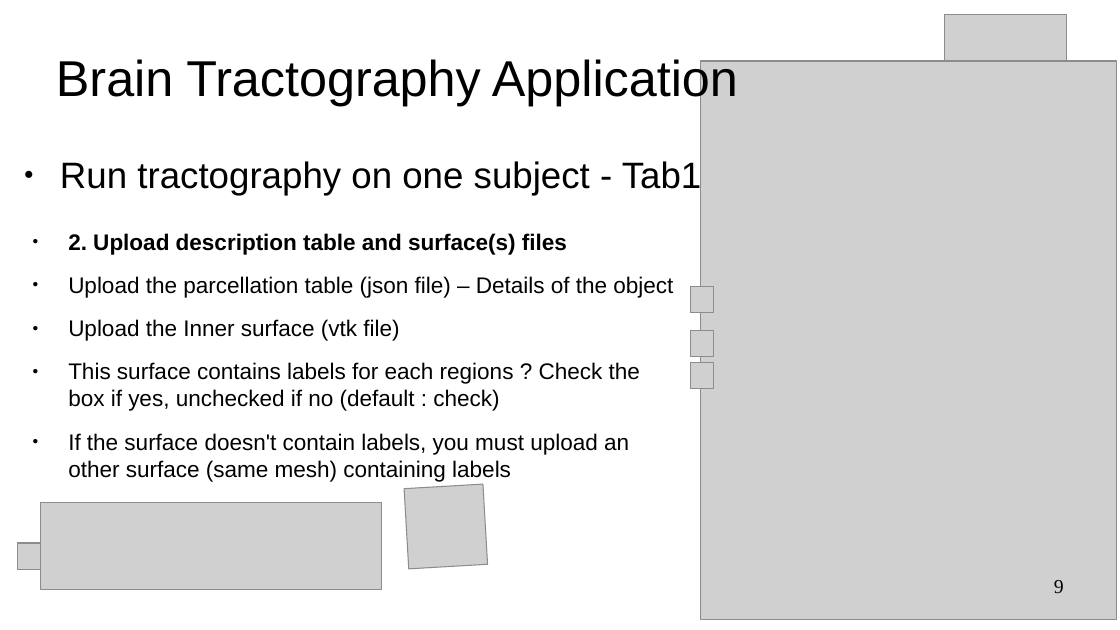
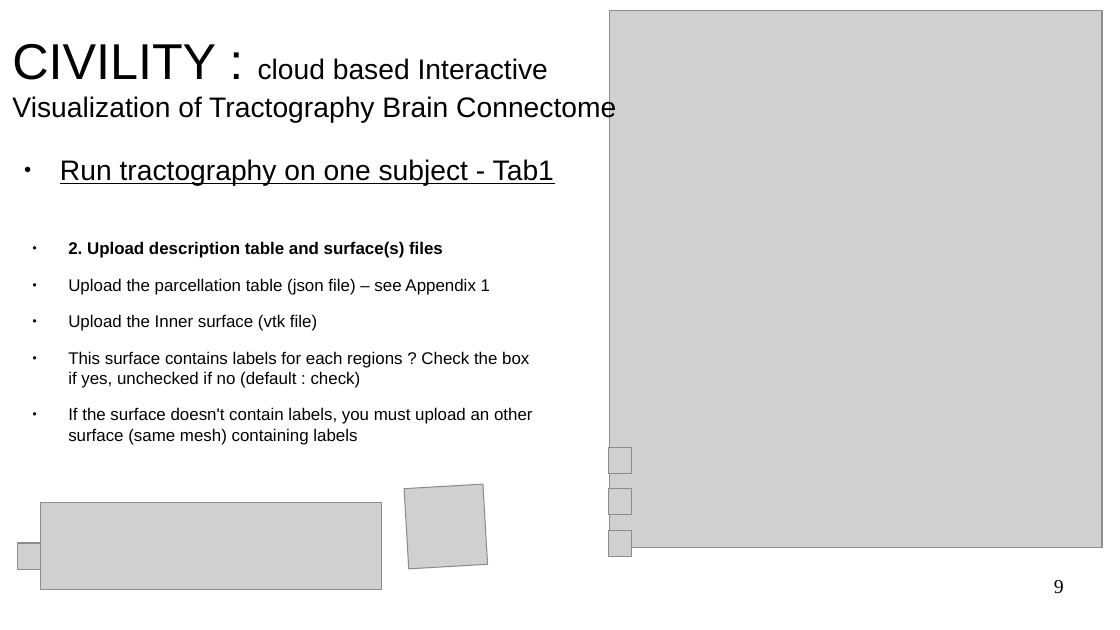
Before and after one commit to NIRALUser/CIVILITY, a slide deck: slide 9 of Documentation/tutoBrainTractographyApp.odp. Drawn at 1120x630 pixels with LibreOffice and Linux fonts; fonts in the diff are those of the drawing; grey boxes stand for pictures; background and template pictures are left out. Boxes give left, top, right and bottom in pixels: in the first picture for what was removed or moved away, otherwise in the second. Text is boxed around its words. In the diff, an @@ line names an element or a change of style, - is before the commit and + after.

```diff
--- a/Documentation/tutoBrainTractographyApp.odp
+++ b/Documentation/tutoBrainTractographyApp.odp
@@ picture: place and size @@
-picture at box(701, 61, 1117, 620)
+picture at box(610, 10, 1103, 548)
@@ title added at box(12, 44, 616, 123), 20 pt, text #000000 @@
+CIVILITY : cloud based Interactive Visualization of Tractography Brain Connectome
@@ title removed at box(56, 59, 738, 106) @@
-Brain Tractography Application
@@ text "Run tractography on one subject ..." at box(60, 159, 554, 186): size 26 to 20 pt, underline on @@
@@ text "2. Upload description table and ...": place and size @@
-text "2. Upload description table and ..." at box(68, 233, 673, 482)
+text "2. Upload description table and ..." at box(68, 241, 533, 445)
@@ text at box(68, 241, 533, 445): size 16 to 12 pt in "2. Upload description table and surface(s) files", "Upload the Inner surface (vtk file)", "This surface contains labels for each regions ...", "If the surface doesn't contain labels, you ..." @@
@@ text at box(68, 278, 490, 295): text changed; size 16 to 12 pt @@
-● Upload the parcellation table (json file) – Details of the object
+● Upload the parcellation table (json file) – see Appendix 1
@@ picture removed at box(691, 330, 714, 357) @@
@@ picture: place and size @@
-picture at box(691, 363, 714, 389)
+picture at box(609, 448, 632, 475)
@@ picture: place and size @@
-picture at box(945, 14, 1067, 132)
+picture at box(609, 489, 632, 515)
@@ picture: place and size @@
-picture at box(691, 287, 714, 313)
+picture at box(609, 531, 632, 557)
```
Also in this commit, not shown: 12 other slides changed, 8 slides added, 2 slides removed, 1 other file.
